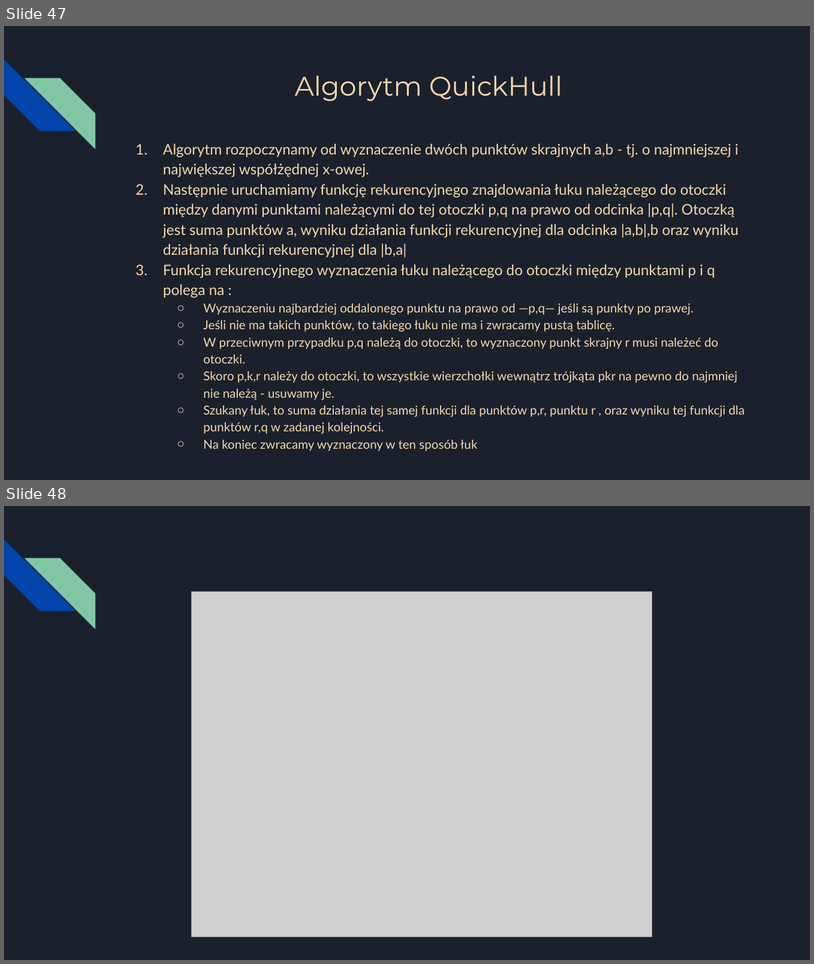
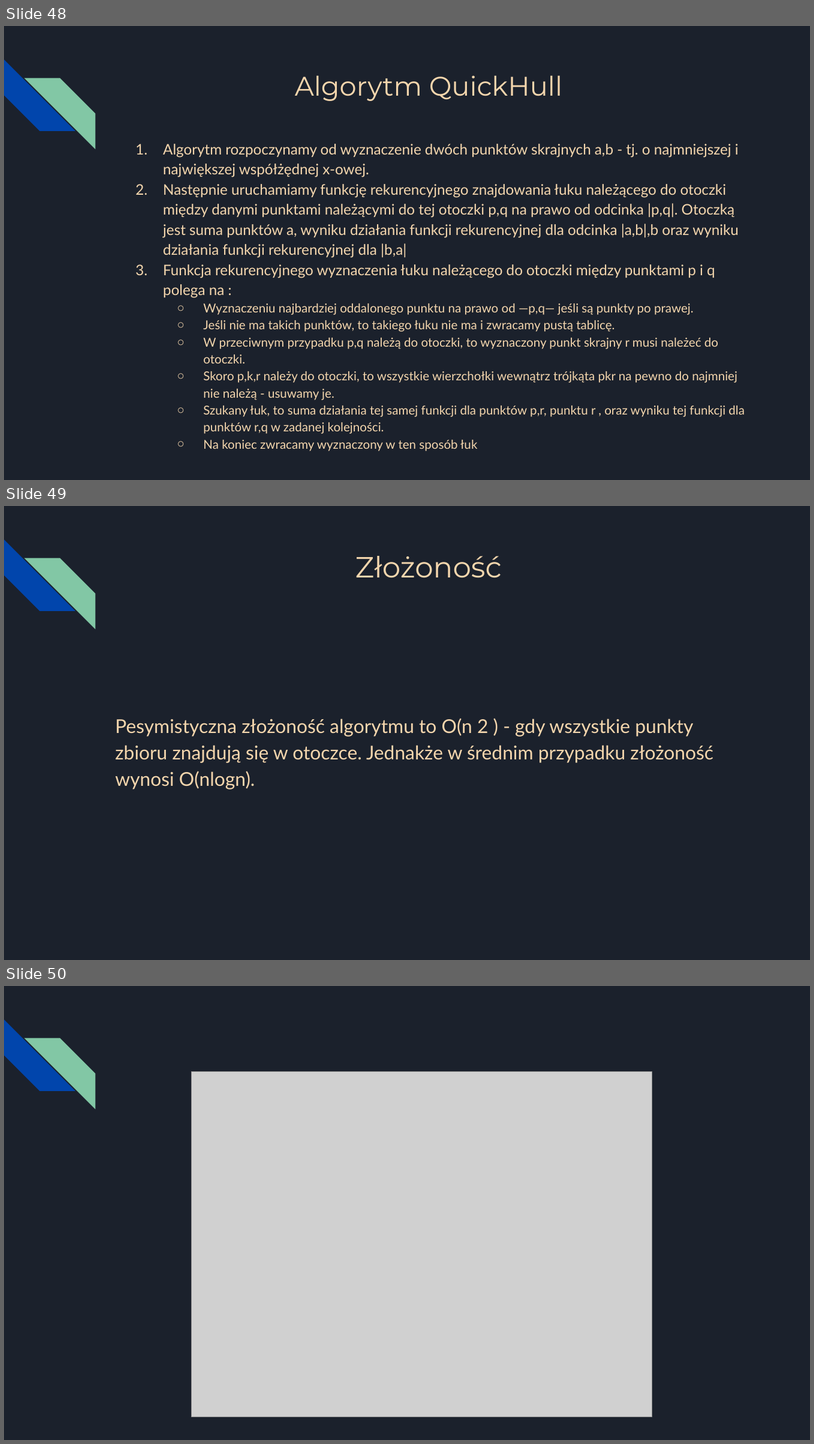
Before and after one commit to kkafar/ageom-projekt, a slide deck: Prezentacja.pptx. Shown one above the other, each under a label of ours: slides 47 and 48 before the commit, slides 48, 49 and 50 after it. The pictures are 814x964 and 814x1444 pixels, drawn with LibreOffice and Linux fonts; fonts in the diff are those of the drawing; grey boxes stand for pictures. Boxes give left, top, right and bottom in pixels: in the first picture for what was removed or moved away, otherwise in the second. Text is boxed around its words. In the diff, an @@ line names an element or a change of style, - is before the commit and + after.

Commit message:
Skońćzenie programu, naprawa algorytmu przyrostowego

```diff
--- a/Prezentacja.pptx
+++ b/Prezentacja.pptx
@@ slide 49 added at [4,506,810,960], background #1B212C; not listed: 2 template elements that a slide beside it also shows @@
@@ title added at [356,556,502,578], 26 pt, text #F4D6AD @@
+Złożoność
@@ text added at [115,718,714,789], 17 pt, text #F4D6AD @@
+Pesymistyczna złożoność algorytmu to O(n 2 ) - gdy wszystkie punkty zbioru znajdują się w otoczce. Jednakże w średnim przypadku złożoność wynosi O(nlogn).
@@ what was slide 47 is now slide 48 @@
@@ what was slide 48 is now slide 50 @@
```
Also in this commit, not shown: 1 slide changed, 7 other slides added, 9 other files.
